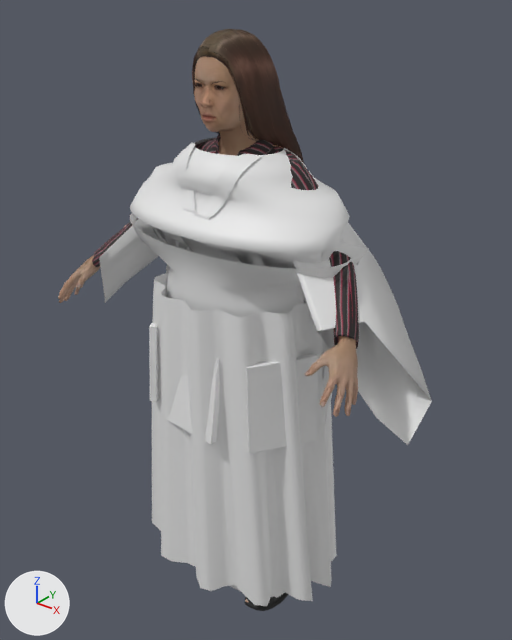
Before and after pictures for a commit that changed the glTF model HistoryShift/assets/characters/mh/f06.gltf.
Rendered twice from a 50 mm lens placed at (1.025, -1.252, 1.532), pointed at (0.013, 0.012, 0.748). The lights are fixed; the arrows at lower left show +X, +Y and +Z. The picture after the commit comes second. Vertices at exactly the same position are counted once.

Objects in the first picture: 'f06.body', 'f06.eyebrow011', 'f06.female_elegantsuit01', 'f06.long01', 'f06_bodyw', 'f06_garment_armor', 'f06_garment_eri', 'f06_garment_hakama', 'f06_garment_kosode', 'f06_garment_robe' and 2 more.
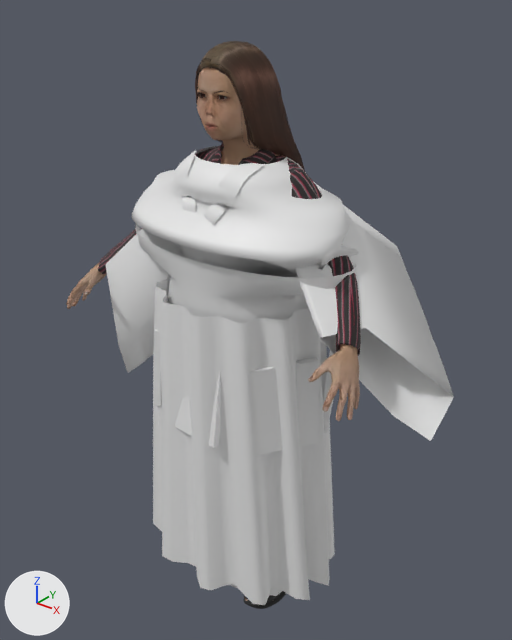
Location of each change, [x1, y1, x2, y2] in pixels of the pictures (512 x 640 px; the box of a moved part takes in the faces that stretch with it):
'f06_garment_hakama', reshaped: before [152, 265, 337, 606]; after [153, 274, 335, 605]
'f06_garment_kosode', reshaped: before [99, 138, 432, 445]; after [106, 146, 454, 441]
'f06_garment_armor', reshaped: before [130, 213, 355, 453]; after [135, 224, 357, 456]
'f06.body', reshaped: before [58, 57, 358, 603]; after [66, 67, 360, 601]
'f06.long01', reshaped: before [192, 29, 304, 163]; after [195, 41, 305, 171]
'f06.female_elegantsuit01', reshaped (mostly hidden): before [92, 134, 359, 349]; after [98, 143, 361, 356]
'f06_bodyw', reshaped (not visible afterwards): before [194, 56, 230, 150]
'f06.eyebrow011', deleted: before [194, 78, 226, 84]
part 7 of me_do, moved or reshaped: before [323, 348, 333, 425]; after [323, 350, 334, 433]
part 8 of me_do, moved or reshaped: before [149, 323, 158, 402]; after [154, 329, 161, 406]
part 9 of me_do, moved or reshaped: before [166, 359, 219, 444]; after [175, 371, 220, 448]
part 10 of me_do, moved or reshaped: before [246, 354, 318, 453]; after [249, 358, 319, 456]
part 11 of me_do, moved or reshaped: before [130, 213, 355, 352]; after [135, 224, 357, 356]

Edits to the bpy script that builds the scene:
```text
Change me_base:
    remove me_base.from_pydata(...)  # 13380 vertices, 26756 faces; spans x -0.439..0.439, y -0.277..0.08, z 0.0..1.424
    add me_base.from_pydata(...)  # 13380 vertices, 26756 faces; spans x -0.434..0.434, y -0.258..0.082, z 0.0..1.398
    me_base part 1: 13380 of 13380 vertices moved; they spanned x -0.439..0.439, y -0.277..0.08, z 0.0..1.424 and now span x -0.434..0.434, y -0.258..0.082, z 0.0..1.398; mean shift (0.0, 0.009, -0.017)
Change me_female_elegantsuit01:
    remove me_female_elegantsuit01.from_pydata(...)  # 2205 vertices, 4192 faces; spans x -0.399..0.397, y -0.186..0.087, z 0.448..1.224
    add me_female_elegantsuit01.from_pydata(...)  # 2205 vertices, 4192 faces; spans x -0.396..0.394, y -0.173..0.087, z 0.438..1.202
    me_female_elegantsuit01 part 2: 2205 of 2205 vertices moved; they spanned x -0.399..0.397, y -0.186..0.087, z 0.448..1.224 and now span x -0.396..0.394, y -0.173..0.087, z 0.438..1.202; mean shift (0.0, 0.007, -0.02)
Change me_long01:
    remove me_long01.from_pydata(...)  # 3238 vertices, 4108 faces; spans x -0.118..0.118, y -0.13..0.078, z 0.761..1.433
    add me_long01.from_pydata(...)  # 3238 vertices, 4108 faces; spans x -0.116..0.116, y -0.125..0.085, z 0.744..1.409
    me_long01 part 3: 3238 of 3238 vertices moved; they spanned x -0.118..0.118, y -0.13..0.078, z 0.761..1.433 and now span x -0.116..0.116, y -0.125..0.085, z 0.744..1.409; mean shift (0.0, 0.007, -0.02)
Change me_base_001:
    remove me_base_001.from_pydata(...)  # 10596 vertices, 20972 faces; spans x -0.439..0.439, y -0.277..0.041, z 0.0..1.424
    add me_base_001.from_pydata(...)  # 10667 vertices, 21088 faces; spans x -0.434..0.434, y -0.258..0.051, z 0.0..1.398
    me_base_001 part 4: 12 vertices moved within x -0.069..0.069, y -0.128..-0.045, z 1.246..1.31; 4600 vertices removed from x -0.106..0.106, y -0.146..0.039, z 1.042..1.424; 4677 vertices added at x -0.109..0.109, y -0.138..0.051, z 1.021..1.398
    other edits to the shape of me_base_001 do not show in these pictures
Change me_kosode_body:
    remove me_kosode_body.from_pydata(...)  # 1072 vertices, 2000 faces; spans x -0.562..0.501, y -0.226..0.142, z 0.6..1.192
    add me_kosode_body.from_pydata(...)  # 1072 vertices, 2000 faces; spans x -0.376..0.541, y -0.224..0.156, z 0.514..1.171
    me_kosode_body part 5: 1072 of 1072 vertices moved; they spanned x -0.562..0.501, y -0.226..0.142, z 0.6..1.192 and now span x -0.376..0.541, y -0.224..0.156, z 0.514..1.171; mean shift (0.01, 0.002, -0.015)
Change me_hakama:
    remove me_hakama.from_pydata(...)  # 1088 vertices, 2048 faces; spans x -0.302..0.302, y -0.254..0.176, z 0.052..0.868
    add me_hakama.from_pydata(...)  # 1088 vertices, 2048 faces; spans x -0.295..0.295, y -0.253..0.175, z 0.053..0.852
    me_hakama part 6: 1088 of 1088 vertices moved; they spanned x -0.302..0.302, y -0.254..0.176, z 0.052..0.868 and now span x -0.295..0.295, y -0.253..0.175, z 0.053..0.852; mean shift (0.0, 0.0, -0.008)
Change me_do:
    remove me_do.from_pydata(...)  # 272 vertices, 456 faces; spans x -0.31..0.31, y -0.233..0.189, z 0.527..0.996
    add me_do.from_pydata(...)  # 272 vertices, 456 faces; spans x -0.31..0.31, y -0.224..0.208, z 0.511..0.971
    me_do part 7: the loose piece of 8 vertices spanning x 0.156..0.262, y -0.022..0.144, z 0.527..0.748 is moved by (-0.004, 0.016, -0.016)
    me_do part 8: the loose piece of 8 vertices spanning x -0.262..-0.156, y -0.188..-0.022, z 0.527..0.748 is moved by (0.004, 0.011, -0.016)
    me_do part 9: the loose piece of 8 vertices spanning x -0.098..0.074, y -0.233..-0.175, z 0.528..0.748 is moved by (0.0, 0.009, -0.016)
    me_do part 10: the loose piece of 8 vertices spanning x 0.136..0.257, y -0.202..-0.041, z 0.527..0.748 is moved by (-0.003, 0.011, -0.016)
    me_do part 11: 224 of 272 vertices moved; they spanned x -0.31..0.31, y -0.212..0.161, z 0.758..0.996 and now span x -0.31..0.31, y -0.198..0.165, z 0.742..0.971; mean shift (0.0, 0.006, -0.021); largest move (0.0, 0.097, 0.996) -> (0.0, 0.121, 0.971)
    other edits to the shape of me_do do not show in these pictures
Remove ob_f06_eyebrow011:
    ob_f06_eyebrow011 = bpy.data.objects.new('f06.eyebrow011', me_eyebrow011)
```
